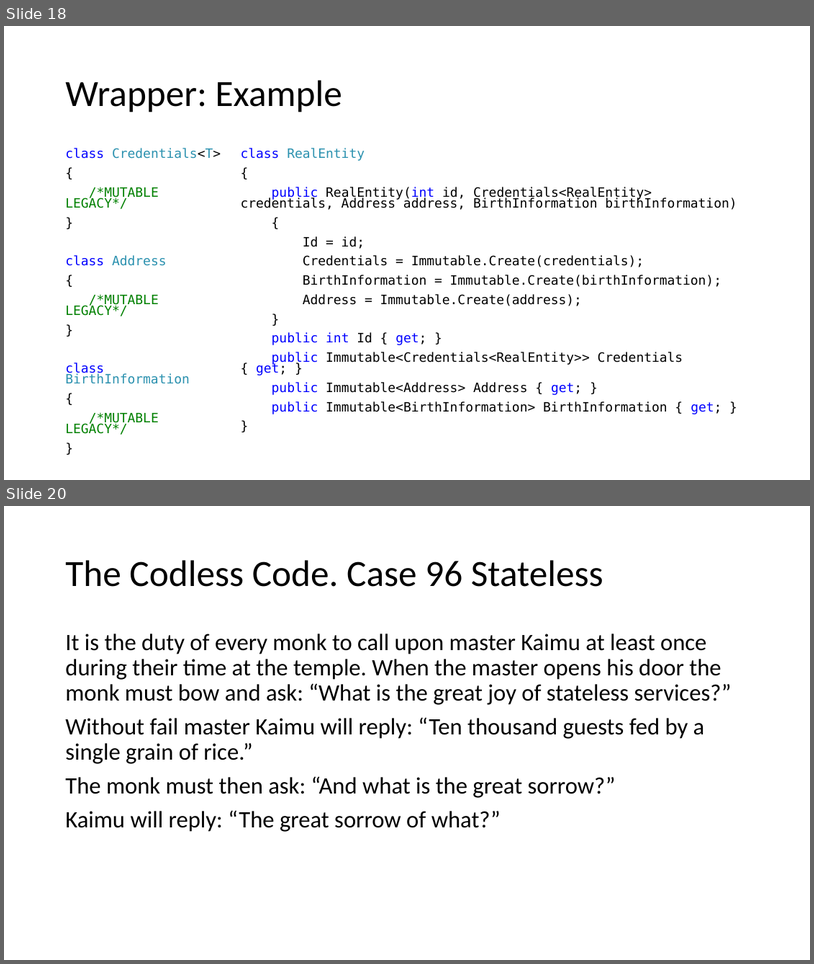
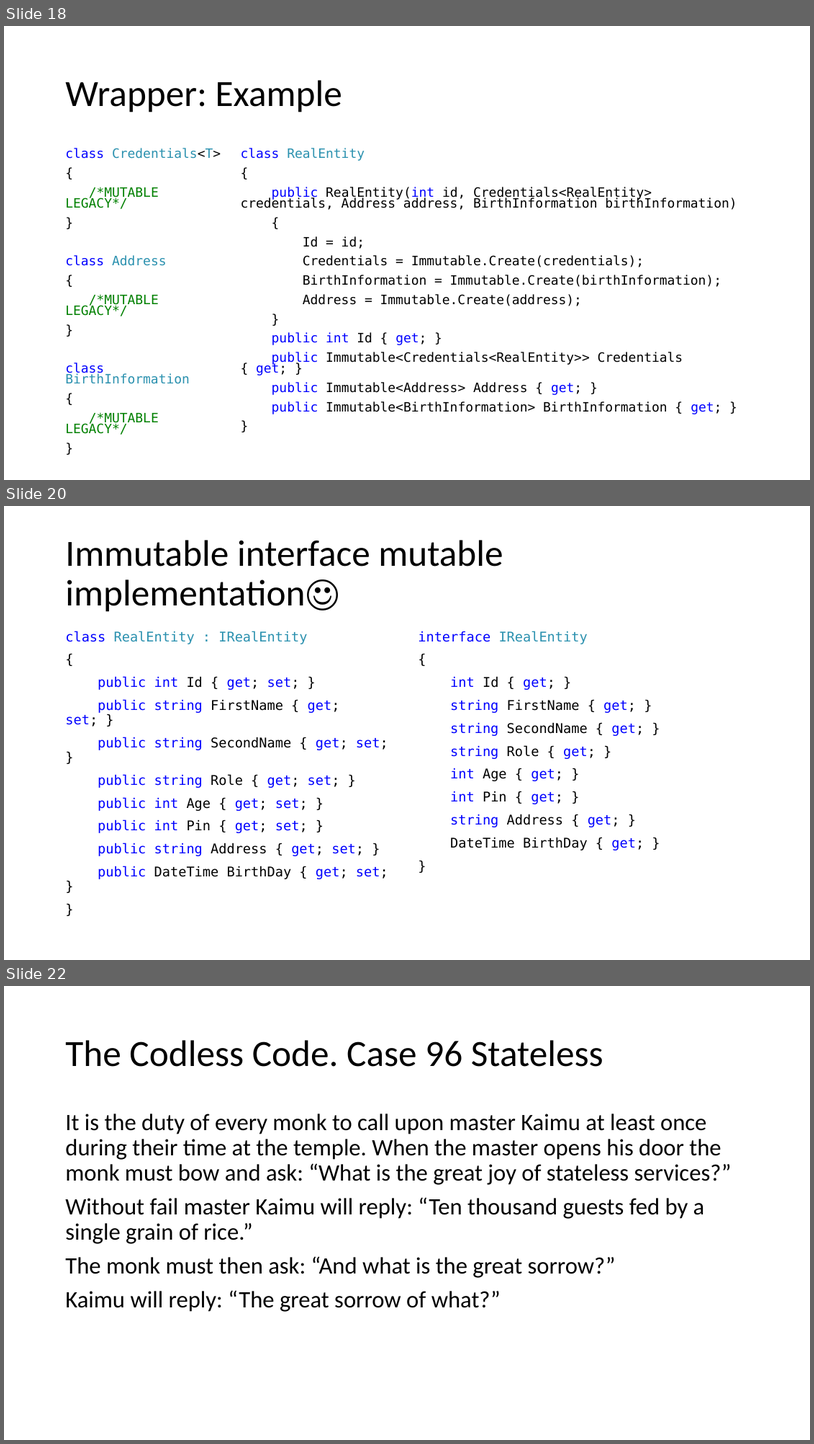
Before and after one commit to kugushev/presentations, a slide deck: Presentation.pptx. Shown one above the other, each under a label of ours: slides 18 and 20 before the commit, slides 18, 20 and 22 after it; the slides between them are not shown. The pictures are 814x964 and 814x1444 pixels, drawn with LibreOffice and Linux fonts; fonts in the diff are those of the drawing. Boxes give left, top, right and bottom in pixels: in the first picture for what was removed or moved away, otherwise in the second. Text is boxed around its words. In the diff, an @@ line names an element or a change of style, - is before the commit and + after.

Commit message:
add demo for interface

```diff
--- a/Presentation.pptx
+++ b/Presentation.pptx
@@ slide 20 added at (4,506,810,960), background #FFFFFF @@
@@ title added at (65,540,503,612), 44 pt, text #000000 @@
+Immutable interface mutable implementation☺
@@ text added at (65,631,388,879), 16 pt, text #0000FF @@
+class RealEntity : IRealEntity
+{
+public int Id { get; set; }
+public string FirstName { get; set; }
+public string SecondName { get; set; }
+public string Role { get; set; }
+public int Age { get; set; }
+public int Pin { get; set; }
+public string Address { get; set; }
+public DateTime BirthDay { get; set; }
+}
@@ text added at (418,631,644,850), 16 pt, text #000000 @@
+interface IRealEntity
+{
+int Id { get; }
+string FirstName { get; }
+string SecondName { get; }
+string Role { get; }
+int Age { get; }
+int Pin { get; }
+string Address { get; }
+DateTime BirthDay { get; }
+}
@@ what was slide 20 is now slide 22 @@
```
Also in this commit, not shown: 2 slides changed, 2 other slides added, 17 other files.
